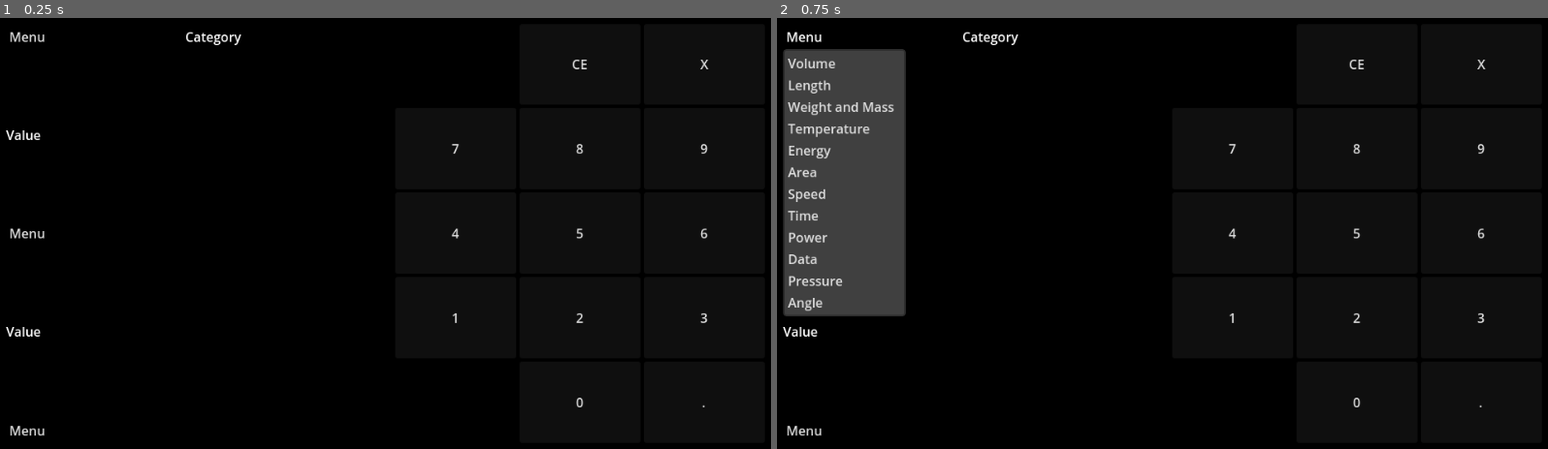
Above: before the commit, frames 1-2 (left to right).
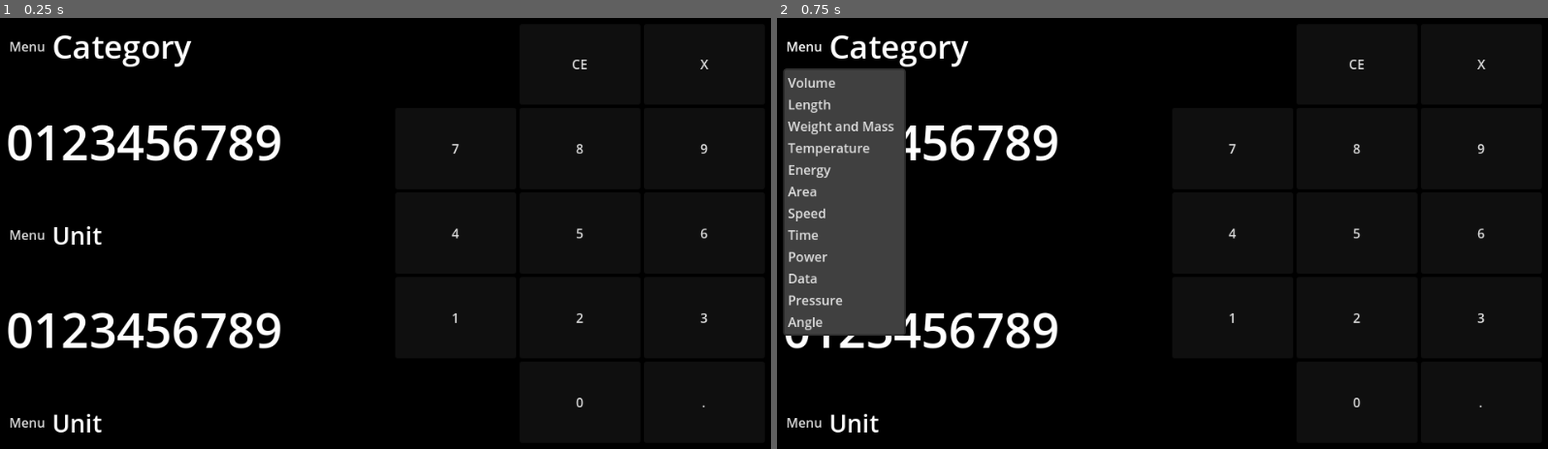
Above: after the commit, the same moments.

Repository: FlloydGagni/Godot-Unit-Converter
Game: Godot game, scene res://scenes/main.tscn
Two runs of this game, one before a commit and one after it. Both use one fixed random seed, a clock stepped at 60 frames per second and the inputs below. The project has no main scene, so this scene is started directly.
Inputs:
- Up to frame 1 (0.25 s): no input
- Up to frame 2 (0.75 s): click "Menu" at 0.5 s

The runs differ from the first frame. In frame 1, 3.9% of the frame differs, in the area x 0-37%, y 3-98%; in frame 2, 5.3%.

Commit message:
Optimized algorithm for dynamic menu and subcategory menu as well as label display
Signed-off-by: Flloyd Nathaniel Gagni <fnbg720@gmail.com>

Diff:
--- a/scenes/main.tscn
+++ b/scenes/main.tscn
@@ -77,6 +77,7 @@
 size_flags_vertical = 0
 
 [node name="MenuButton" type="MenuButton" parent="MainContainer/HBoxContainer/DisplayContainer/VBoxContainer/HBoxContainer"]
+custom_minimum_size = Vector2(50, 50)
 layout_mode = 2
 text = "Menu"
 item_count = 12
@@ -109,8 +110,8 @@
 layout_mode = 2
 size_flags_horizontal = 3
 size_flags_vertical = 1
+theme_override_font_sizes/font_size = 40
 text = "Category"
-horizontal_alignment = 1
 vertical_alignment = 1
 
 [node name="VBoxContainer2" type="VBoxContainer" parent="MainContainer/HBoxContainer/DisplayContainer/VBoxContainer"]
@@ -120,14 +121,24 @@
 [node name="Label" type="Label" parent="MainContainer/HBoxContainer/DisplayContainer/VBoxContainer/VBoxContainer2"]
 layout_mode = 2
 size_flags_vertical = 3
-text = "Value"
+theme_override_font_sizes/font_size = 60
+text = "0123456789"
 vertical_alignment = 1
 
-[node name="MenuButton" type="MenuButton" parent="MainContainer/HBoxContainer/DisplayContainer/VBoxContainer/VBoxContainer2"]
+[node name="HBoxContainer" type="HBoxContainer" parent="MainContainer/HBoxContainer/DisplayContainer/VBoxContainer/VBoxContainer2"]
+layout_mode = 2
+
+[node name="MenuButton" type="MenuButton" parent="MainContainer/HBoxContainer/DisplayContainer/VBoxContainer/VBoxContainer2/HBoxContainer"]
+custom_minimum_size = Vector2(50, 50)
 layout_mode = 2
 text = "Menu"
 alignment = 0
 
+[node name="Label" type="Label" parent="MainContainer/HBoxContainer/DisplayContainer/VBoxContainer/VBoxContainer2/HBoxContainer"]
+layout_mode = 2
+theme_override_font_sizes/font_size = 30
+text = "Unit"
+
 [node name="VBoxContainer3" type="VBoxContainer" parent="MainContainer/HBoxContainer/DisplayContainer/VBoxContainer"]
 layout_mode = 2
 size_flags_vertical = 3
@@ -135,13 +146,23 @@
 [node name="Label" type="Label" parent="MainContainer/HBoxContainer/DisplayContainer/VBoxContainer/VBoxContainer3"]
 layout_mode = 2
 size_flags_vertical = 3
-text = "Value"
+theme_override_font_sizes/font_size = 60
+text = "0123456789"
 vertical_alignment = 1
 
-[node name="MenuButton" type="MenuButton" parent="MainContainer/HBoxContainer/DisplayContainer/VBoxContainer/VBoxContainer3"]
+[node name="HBoxContainer" type="HBoxContainer" parent="MainContainer/HBoxContainer/DisplayContainer/VBoxContainer/VBoxContainer3"]
+layout_mode = 2
+
+[node name="MenuButton" type="MenuButton" parent="MainContainer/HBoxContainer/DisplayContainer/VBoxContainer/VBoxContainer3/HBoxContainer"]
+custom_minimum_size = Vector2(50, 50)
 layout_mode = 2
 text = "Menu"
 alignment = 0
+
+[node name="Label" type="Label" parent="MainContainer/HBoxContainer/DisplayContainer/VBoxContainer/VBoxContainer3/HBoxContainer"]
+layout_mode = 2
+theme_override_font_sizes/font_size = 30
+text = "Unit"
 
 [node name="ButtonContainer" type="MarginContainer" parent="MainContainer/HBoxContainer"]
 layout_mode = 2
--- a/scripts/display_container.gd
+++ b/scripts/display_container.gd
@@ -1,16 +1,24 @@
 extends MarginContainer
 
 @onready var category_button: MenuButton = $VBoxContainer/HBoxContainer/MenuButton
-@onready var value_a_button: MenuButton = $VBoxContainer/VBoxContainer2/MenuButton
-@onready var value_b_button: MenuButton = $VBoxContainer/VBoxContainer3/MenuButton
+@onready var value_a_button: MenuButton = $VBoxContainer/VBoxContainer2/HBoxContainer/MenuButton
+@onready var value_b_button: MenuButton = $VBoxContainer/VBoxContainer3/HBoxContainer/MenuButton
 
 @onready var category_label: Label = $VBoxContainer/HBoxContainer/Label
-@onready var value_a_label: Label = $VBoxContainer/VBoxContainer2/Label
-@onready var value_b_label: Label = $VBoxContainer/VBoxContainer3/Label
+@onready var value_a_value_label: Label = $VBoxContainer/VBoxContainer2/Label
+@onready var value_b_value_label: Label = $VBoxContainer/VBoxContainer3/Label
+@onready var value_a_subcategory_label: Label = $VBoxContainer/VBoxContainer2/HBoxContainer/Label
+@onready var value_b_subcategory_label: Label = $VBoxContainer/VBoxContainer3/HBoxContainer/Label
 
 var category_popup
 var value_a_popup
 var value_b_popup
+
+var category_list : Array[String] = [
+	"Volume", "Length", "Weight and Mass", "Temperature",
+	"Energy", "Area", "Speed", "Time", "Power",
+	"Data", "Pressure", "Angle"
+]
 
 var volume_subcategory : Array[String] = [
 	"Milliliters", "Cubic centimeters", "Liters", "Cubic Meters",
@@ -70,7 +78,20 @@
 var angle_subcategory : Array[String] = [
 	"Degrees", "Radians", "Gradians"
 ]
-
+var subcategory_list : Dictionary = {
+	"Volume" : volume_subcategory,
+	"Length" : length_subcategory,
+	"Weight and Mass" : weight_and_mass_subcategory,
+	"Temperature" : temperature_subcategory,
+	"Energy" : energy_subcategory,
+	"Area" : area_subcategory,
+	"Speed" : speed_subcategory,
+	"Time" : time_subcategory,
+	"Power" : power_subcategory,
+	"Data" : data_subcategory,
+	"Pressure" : pressure_subcategory,
+	"Angle" : angle_subcategory
+}
 
 func _ready() -> void:
 	category_popup = category_button.get_popup()
@@ -78,101 +99,25 @@
 	value_b_popup = value_b_button.get_popup()
 
 	category_popup.id_pressed.connect(_on_category_changed)
+	value_a_popup.id_pressed.connect(_on_value_a_subcategory_changed)
+	value_b_popup.id_pressed.connect(_on_value_b_subcategory_changed)
 
 func _on_category_changed(id : int) -> void :
-	match  category_button.get_popup().get_item_text(id):
-		"Volume":
-			value_a_popup.clear()
-			value_b_popup.clear()
+	var category_selected = category_button.get_popup().get_item_text(id)
 
-			for subcategory in volume_subcategory:
-				value_a_popup.add_item( subcategory )
-				value_b_popup.add_item( subcategory )
+	category_label.text = category_selected
 
-		"Length":
-			value_a_popup.clear()
-			value_b_popup.clear()
+	value_a_popup.clear()
+	value_b_popup.clear()
+	value_a_subcategory_label.text = "Choose Unit"
+	value_b_subcategory_label.text = "Choose Unit"
 
-			for subcategory in length_subcategory:
-				value_a_popup.add_item( subcategory )
-				value_b_popup.add_item( subcategory )
+	for subcategory in subcategory_list.get(category_selected):
+		value_a_popup.add_item(subcategory)
+		value_b_popup.add_item(subcategory)
 
-		"Weight and Mass":
-			value_a_popup.clear()
-			value_b_popup.clear()
+func _on_value_a_subcategory_changed(id : int) -> void :
+	value_a_subcategory_label.text = value_a_button.get_popup().get_item_text(id)
 
-			for subcategory in weight_and_mass_subcategory:
-				value_a_popup.add_item( subcategory )
-				value_b_popup.add_item( subcategory )
-
-		"Temperature":
-			value_a_popup.clear()
-			value_b_popup.clear()
-
-			for subcategory in temperature_subcategory:
-				value_a_popup.add_item( subcategory )
-				value_b_popup.add_item( subcategory )
-
-		"Energy":
-			value_a_popup.clear()
-			value_b_popup.clear()
-
-			for subcategory in energy_subcategory:
-				value_a_popup.add_item( subcategory )
-				value_b_popup.add_item( subcategory )
-
-		"Area":
-			value_a_popup.clear()
-			value_b_popup.clear()
-
-			for subcategory in area_subcategory:
-				value_a_popup.add_item( subcategory )
-				value_b_popup.add_item( subcategory )
-
-		"Speed":
-			value_a_popup.clear()
-			value_b_popup.clear()
-
-			for subcategory in speed_subcategory:
-				value_a_popup.add_item( subcategory )
-				value_b_popup.add_item( subcategory )
-
-		"Time":
-			value_a_popup.clear()
-			value_b_popup.clear()
-
-			for subcategory in time_subcategory:
-				value_a_popup.add_item( subcategory )
-				value_b_popup.add_item( subcategory )
-
-		"Power":
-			value_a_popup.clear()
-			value_b_popup.clear()
-
-			for subcategory in power_subcategory:
-				value_a_popup.add_item( subcategory )
-				value_b_popup.add_item( subcategory )
-
-		"Data":
-			value_a_popup.clear()
-			value_b_popup.clear()
-
-			for subcategory in data_subcategory:
-				value_a_popup.add_item( subcategory )
-				value_b_popup.add_item( subcategory )
-
-		"Pressure":
-			value_a_popup.clear()
-			value_b_popup.clear()
-
-			for subcategory in pressure_subcategory:
-				value_a_popup.add_item( subcategory )
-				value_b_popup.add_item( subcategory )
-
-		"Angle":
-			value_a_popup.clear()
-			value_b_popup.clear()
-
-			for subcategory in angle_subcategory:
-				value_a_popup.add_item( subcategory )
-				value_b_popup.add_item( subcategory )
+func _on_value_b_subcategory_changed(id : int) -> void :
+	value_b_subcategory_label.text = value_b_button.get_popup().get_item_text(id)
